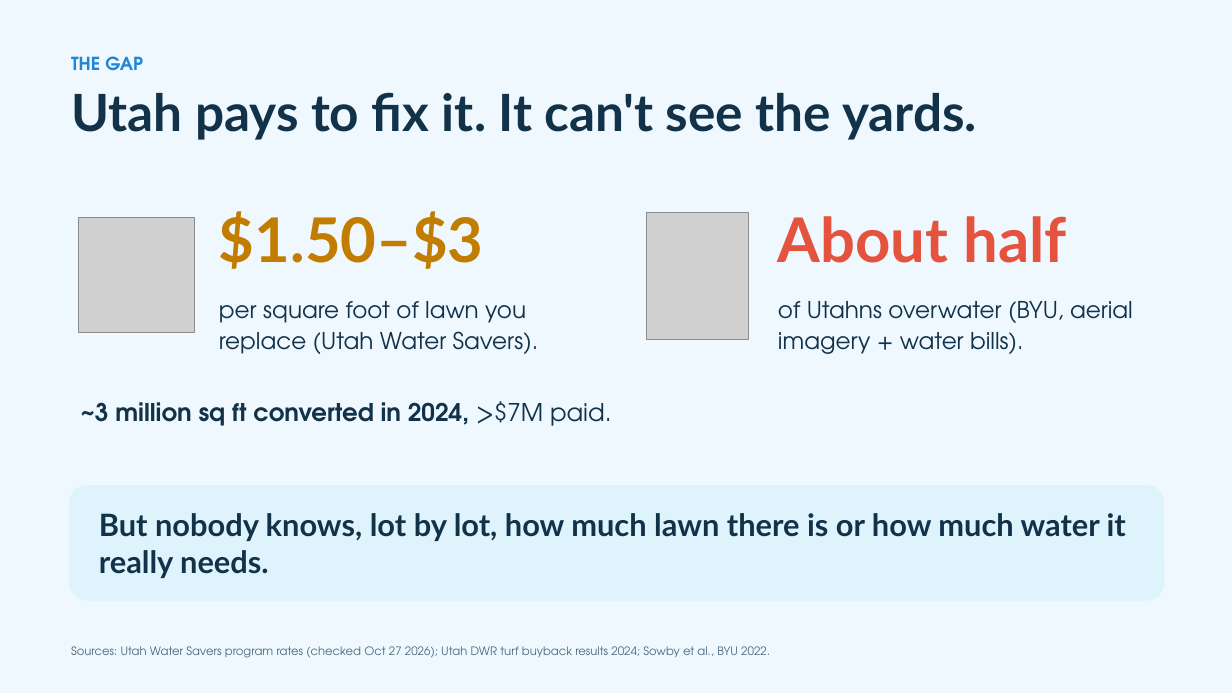
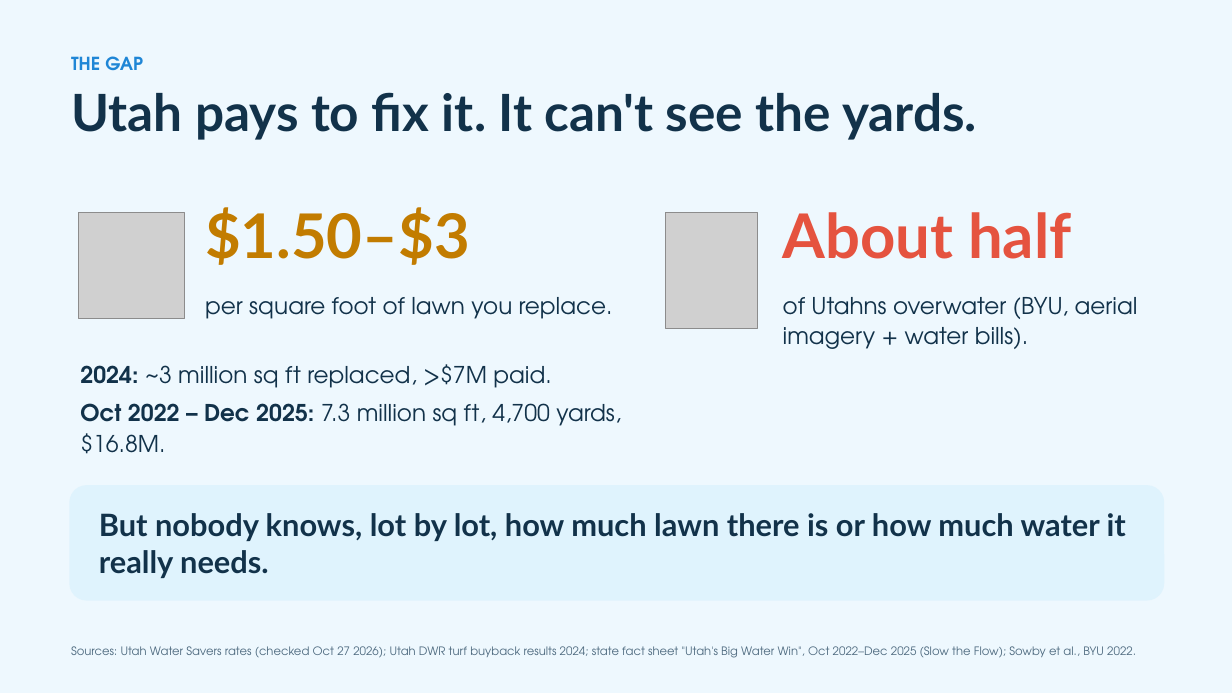
Before and after one commit to adamfortuna/overwatering, a slide deck: slide 5 of docs/pitch/overwatering.pptx. Drawn at 1232x693 pixels with LibreOffice and Linux fonts; fonts in the diff are those of the drawing; grey boxes stand for pictures. Boxes give left, top, right and bottom in pixels: in the first picture for what was removed or moved away, otherwise in the second. Text is boxed around its words. In the diff, an @@ line names an element or a change of style, - is before the commit and + after.

```diff
--- a/docs/pitch/overwatering.pptx
+++ b/docs/pitch/overwatering.pptx
@@ text "$1.50–$3": place and size @@
-text "$1.50–$3" at (219,211,484,269)
+text "$1.50–$3" at (205,207,470,265)
@@ text "About half": place and size @@
-text "About half" at (778,216,1067,263)
+text "About half" at (783,212,1071,259)
@@ picture: place and size @@
-picture at (79,217,194,333)
+picture at (79,213,185,319)
@@ picture: place and size @@
-picture at (647,213,749,340)
+picture at (665,213,758,328)
@@ text at (205,297,613,319): text changed @@
-per square foot of lawn you replace (Utah Water Savers).
+per square foot of lawn you replace.
@@ text "of Utahns overwater (BYU, aerial ...": place and size @@
-text "of Utahns overwater (BYU, aerial ..." at (778,301,1133,354)
+text "of Utahns overwater (BYU, aerial ..." at (783,297,1138,349)
@@ text at (80,364,621,454): text changed; size 19 to 18 pt; bold off @@
-~3 million sq ft converted in 2024, >$7M paid.
+2024: ~3 million sq ft replaced, >$7M paid.
+Oct 2022 – Dec 2025: 7.3 million sq ft, 4,700 yards, $16.8M.
@@ text at (71,646,1136,658): text changed @@
-Sources: Utah Water Savers program rates (checked Oct 27 2026); Utah DWR turf buyback results 2024; Sowby et al., BYU 2022.
+Sources: Utah Water Savers rates (checked Oct 27 2026); Utah DWR turf buyback results 2024; state fact sheet "Utah's Big Water Win", Oct 2022–Dec 2025 (Slow the Flow); Sowby et al., BYU 2022.
```
Also in this commit, not shown: 14 other slides changed, 7 slides added, 8 slides removed, 30 other files.
